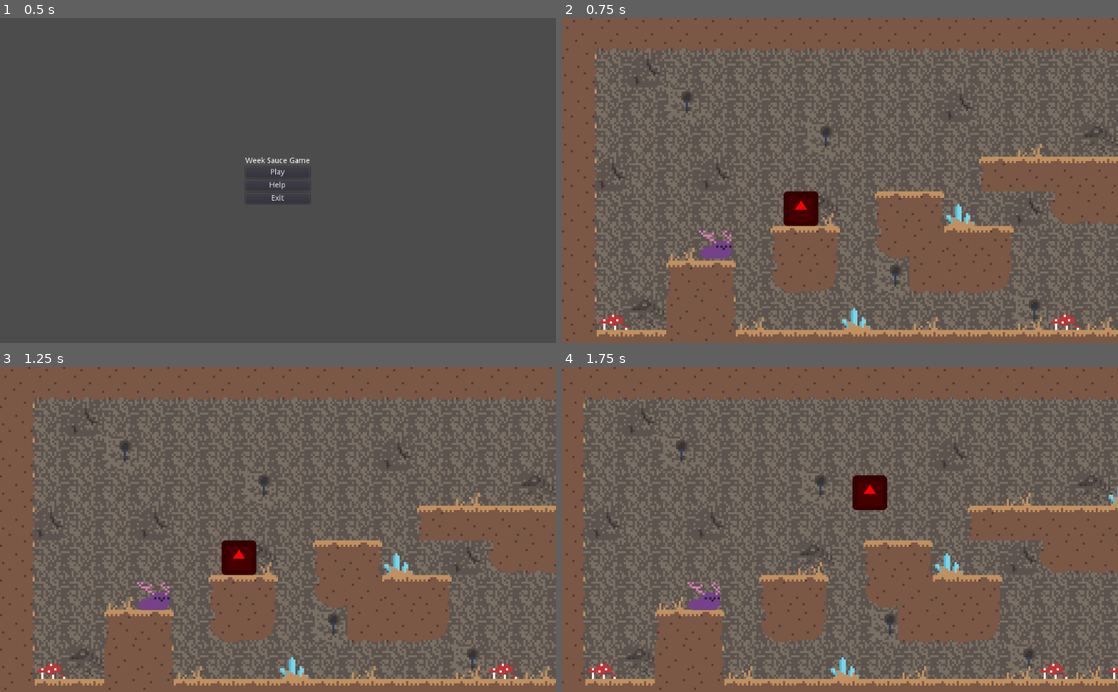
Above: before the commit, frames 1-4 (two rows, left to right).
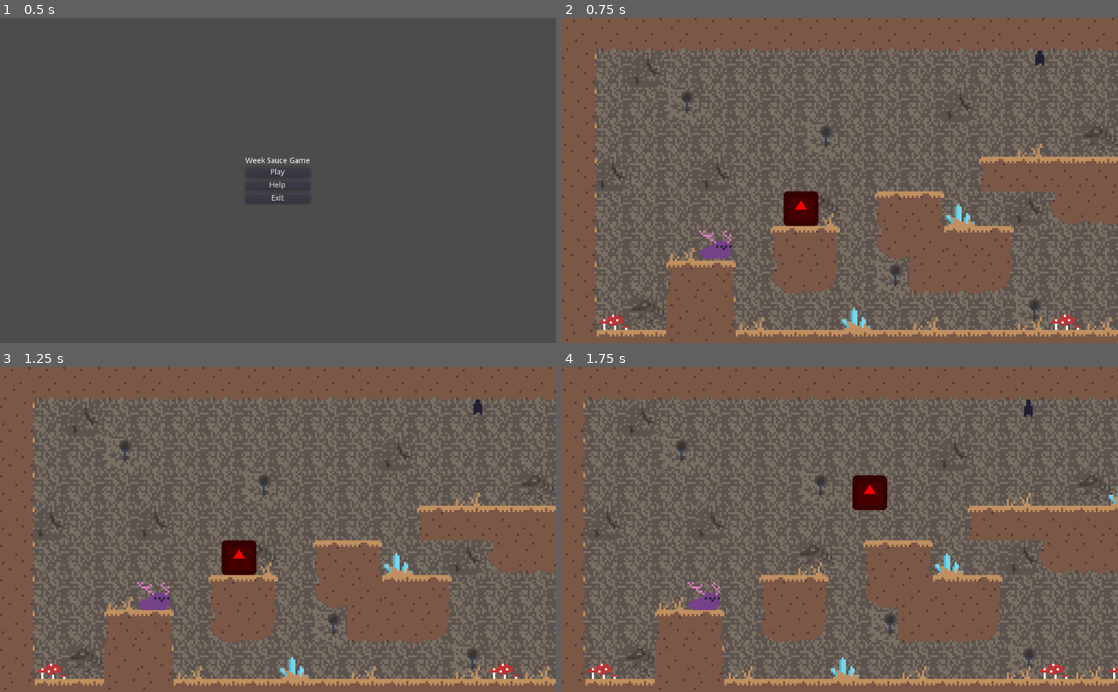
Above: after the commit, the same moments.

Repository: CreatureGames/the-creature
Game: Godot game, scene res://nodes/App.tscn
The game is run twice, just before and just after one commit, with the same random seed, the same clock (stepped at 60 frames per second) and the same inputs. The engine's default icon, where the game draws it, is replaced by a stand-in: a white triangle on a blue panel in a dark square.
Inputs:
- Up to frame 1 (0.5 s): no input
- Up to frame 2 (0.75 s): click "Play" at 0.5 s
- Up to frame 3 (1.25 s): no input
- Up to frame 4 (1.75 s): tap Enter at 1.25 s; hold D (move_right) from 1.28 s (still down); tap Space (jump) at 1.52 s

Frame 1 is identical in both runs. In frame 2, less than 0.1% of the frame differs, in the area x 85-87%, y 10-15%; in frame 3, less than 0.1%; in frame 4, less than 0.1%.

Commit message:
Added bat enemy...not finished tho

Diff:
--- /dev/null
+++ b/nodes/enemies/Bat.tscn
@@ -0,0 +1,164 @@
+[gd_scene load_steps=33 format=2]
+
+[ext_resource path="res://assets/images/characters/bat.png" type="Texture" id=1]
+[ext_resource path="res://scripts/enemies/bat/Bat.gd" type="Script" id=2]
+[ext_resource path="res://scripts/enemies/bat/state_machine/Idle.gd" type="Script" id=3]
+[ext_resource path="res://scripts/player/state_machine/StateMachine.gd" type="Script" id=4]
+[ext_resource path="res://scripts/enemies/bat/state_machine/Fly.gd" type="Script" id=5]
+
+[sub_resource type="AtlasTexture" id=1]
+atlas = ExtResource( 1 )
+region = Rect2( 0, 0, 16, 16 )
+
+[sub_resource type="AtlasTexture" id=2]
+atlas = ExtResource( 1 )
+region = Rect2( 16, 0, 16, 16 )
+
+[sub_resource type="AtlasTexture" id=3]
+atlas = ExtResource( 1 )
+region = Rect2( 32, 0, 16, 16 )
+
+[sub_resource type="AtlasTexture" id=4]
+atlas = ExtResource( 1 )
+region = Rect2( 48, 0, 16, 16 )
+
+[sub_resource type="AtlasTexture" id=5]
+atlas = ExtResource( 1 )
+region = Rect2( 64, 0, 16, 16 )
+
+[sub_resource type="AtlasTexture" id=6]
+atlas = ExtResource( 1 )
+region = Rect2( 80, 0, 16, 16 )
+
+[sub_resource type="AtlasTexture" id=7]
+atlas = ExtResource( 1 )
+region = Rect2( 96, 0, 16, 16 )
+
+[sub_resource type="AtlasTexture" id=8]
+atlas = ExtResource( 1 )
+region = Rect2( 112, 0, 16, 16 )
+
+[sub_resource type="AtlasTexture" id=9]
+atlas = ExtResource( 1 )
+region = Rect2( 128, 0, 16, 16 )
+
+[sub_resource type="AtlasTexture" id=26]
+atlas = ExtResource( 1 )
+region = Rect2( 0, 16, 16, 16 )
+
+[sub_resource type="AtlasTexture" id=27]
+atlas = ExtResource( 1 )
+region = Rect2( 16, 16, 16, 16 )
+
+[sub_resource type="AtlasTexture" id=28]
+atlas = ExtResource( 1 )
+region = Rect2( 32, 16, 16, 16 )
+
+[sub_resource type="AtlasTexture" id=29]
+atlas = ExtResource( 1 )
+region = Rect2( 48, 16, 16, 16 )
+
+[sub_resource type="AtlasTexture" id=30]
+atlas = ExtResource( 1 )
+region = Rect2( 64, 16, 16, 16 )
+
+[sub_resource type="AtlasTexture" id=31]
+atlas = ExtResource( 1 )
+region = Rect2( 0, 48, 16, 16 )
+
+[sub_resource type="AtlasTexture" id=32]
+atlas = ExtResource( 1 )
+region = Rect2( 16, 48, 16, 16 )
+
+[sub_resource type="AtlasTexture" id=33]
+atlas = ExtResource( 1 )
+region = Rect2( 0, 32, 16, 16 )
+
+[sub_resource type="AtlasTexture" id=34]
+atlas = ExtResource( 1 )
+region = Rect2( 16, 32, 16, 16 )
+
+[sub_resource type="AtlasTexture" id=35]
+atlas = ExtResource( 1 )
+region = Rect2( 32, 32, 16, 16 )
+
+[sub_resource type="AtlasTexture" id=36]
+atlas = ExtResource( 1 )
+region = Rect2( 48, 32, 16, 16 )
+
+[sub_resource type="AtlasTexture" id=37]
+atlas = ExtResource( 1 )
+region = Rect2( 64, 32, 16, 16 )
+
+[sub_resource type="AtlasTexture" id=38]
+atlas = ExtResource( 1 )
+region = Rect2( 80, 32, 16, 16 )
+
+[sub_resource type="AtlasTexture" id=39]
+atlas = ExtResource( 1 )
+region = Rect2( 96, 32, 16, 16 )
+
+[sub_resource type="AtlasTexture" id=40]
+atlas = ExtResource( 1 )
+region = Rect2( 112, 32, 16, 16 )
+
+[sub_resource type="SpriteFrames" id=25]
+animations = [ {
+"frames": [ SubResource( 1 ), SubResource( 2 ), SubResource( 3 ), SubResource( 4 ), SubResource( 5 ), SubResource( 6 ), SubResource( 7 ), SubResource( 8 ), SubResource( 9 ) ],
+"loop": true,
+"name": "idle",
+"speed": 6.0
+}, {
+"frames": [ SubResource( 26 ), SubResource( 27 ), SubResource( 28 ), SubResource( 29 ), SubResource( 30 ) ],
+"loop": true,
+"name": "flap",
+"speed": 12.0
+}, {
+"frames": [ SubResource( 31 ), SubResource( 32 ) ],
+"loop": true,
+"name": "attack-drop",
+"speed": 12.0
+}, {
+"frames": [ SubResource( 33 ), SubResource( 34 ), SubResource( 35 ), SubResource( 36 ), SubResource( 37 ), SubResource( 38 ), SubResource( 39 ), SubResource( 40 ) ],
+"loop": true,
+"name": "attack-broadcast",
+"speed": 12.0
+} ]
+
+[sub_resource type="CapsuleShape2D" id=41]
+radius = 5.0
+height = 4.0
+
+[sub_resource type="CircleShape2D" id=42]
+radius = 36.0
+
+[node name="Bat" type="KinematicBody2D"]
+script = ExtResource( 2 )
+
+[node name="AnimatedSprite" type="AnimatedSprite" parent="."]
+frames = SubResource( 25 )
+animation = "idle"
+
+[node name="CollisionShape2D" type="CollisionShape2D" parent="."]
+shape = SubResource( 41 )
+
+[node name="DetectionZone" type="Area2D" parent="."]
+position = Vector2( 0, 7 )
+collision_layer = 2
+collision_mask = 2
+
+[node name="CollisionShape2D" type="CollisionShape2D" parent="DetectionZone"]
+position = Vector2( 0, 4 )
+shape = SubResource( 42 )
+
+[node name="StateMachine" type="Node" parent="."]
+script = ExtResource( 4 )
+initial_state = NodePath("Idle")
+
+[node name="Idle" type="Node" parent="StateMachine"]
+script = ExtResource( 3 )
+
+[node name="Fly" type="Node" parent="StateMachine"]
+script = ExtResource( 5 )
+
+[connection signal="body_entered" from="DetectionZone" to="." method="detection_zone_entered"]
--- a/nodes/levels/Level0.tscn
+++ b/nodes/levels/Level0.tscn
@@ -1,6 +1,7 @@
-[gd_scene load_steps=5 format=2]
+[gd_scene load_steps=6 format=2]
 
 [ext_resource path="res://tilemaps/Underground.tres" type="TileSet" id=1]
+[ext_resource path="res://nodes/enemies/Bat.tscn" type="PackedScene" id=2]
 [ext_resource path="res://assets/images/creature.png" type="Texture" id=3]
 [ext_resource path="res://nodes/player/Player.tscn" type="PackedScene" id=4]
 
@@ -54,3 +55,6 @@
 drag_margin_right = 0.6
 drag_margin_bottom = 0.3
 editor_draw_drag_margin = true
+
+[node name="Bat" parent="." instance=ExtResource( 2 )]
+position = Vector2( 220, 23 )
--- a/nodes/player/Player.tscn
+++ b/nodes/player/Player.tscn
@@ -19,6 +19,7 @@
 extents = Vector2( 8, 7 )
 
 [node name="Player" type="KinematicBody2D"]
+collision_layer = 3
 script = ExtResource( 5 )
 jump_height = 35.0
 acceleration = 20.0
--- /dev/null
+++ b/scripts/Bat.gd
@@ -0,0 +1,24 @@
+extends KinematicBody2D
+
+
+const STATE_IDLE		= 0
+const STATE_FLYING		= 1
+const STATE_ATTACK_BR	= 2 # "broadcast" portion of attack
+const STATE_ATTACK_DR	= 3 # "drop" portion of attack
+
+var cur_state : int = STATE_IDLE
+
+
+# someone's near...
+func detection_zone_entered(area) -> void:
+	# wake up
+	if cur_state == STATE_IDLE:
+		change_state(STATE_FLYING)
+	# attack
+	elif cur_state == STATE_FLYING:
+		pass # TODO
+
+# change state & animation...
+func change_state(new_state: int) -> void:
+	cur_state = new_state
+	$AnimatedSprite.play("")
--- /dev/null
+++ b/scripts/enemies/bat/Bat.gd
@@ -0,0 +1,8 @@
+extends KinematicBody2D
+
+
+# someone's near...
+func detection_zone_entered(area) -> void:
+	# wake up if sleeping
+	if $StateMachine.state.name == "Idle":
+		$StateMachine.transition_to("Fly")
--- /dev/null
+++ b/scripts/enemies/bat/state_machine/Fly.gd
@@ -0,0 +1,5 @@
+extends State
+
+
+func enter(_msg := {}) -> void:
+	get_node("../../AnimatedSprite").play("flap")
--- /dev/null
+++ b/scripts/enemies/bat/state_machine/Idle.gd
@@ -0,0 +1,5 @@
+extends State
+
+
+func enter(_msg := {}) -> void:
+	get_node("../../AnimatedSprite").play("idle")
Binary file added: assets/images/characters/bat.png
Not shown, added: assets/images/characters/bat.png.import
Not shown, added: assets/images/characters/creature-idle.png.import
Not shown, added: assets/images/characters/robot-idle.png.import
Not shown, added: assets/images/characters/robot-run.png.import
Binary file added: assets/images/projects/bat.aseprite
